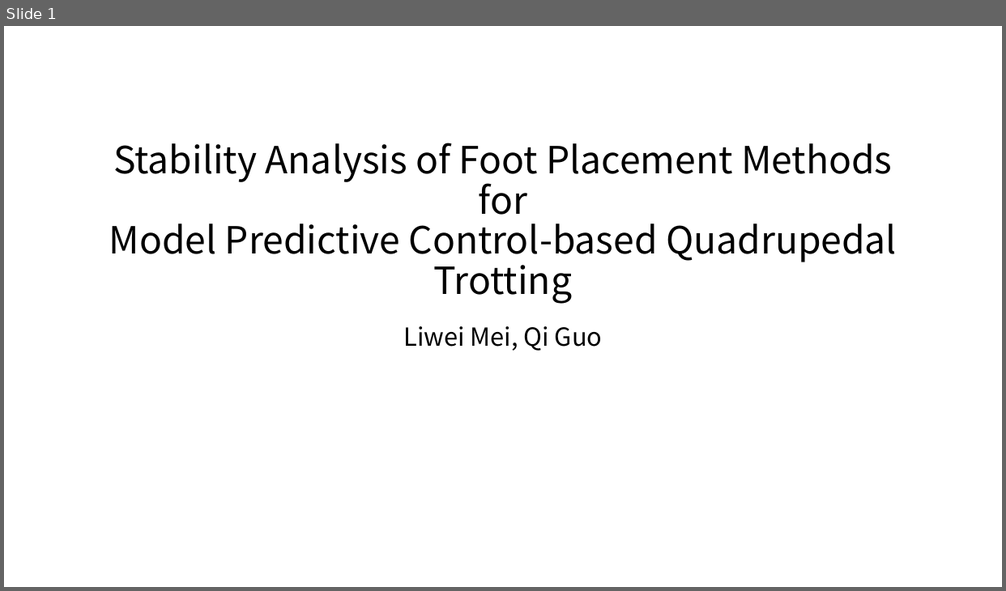
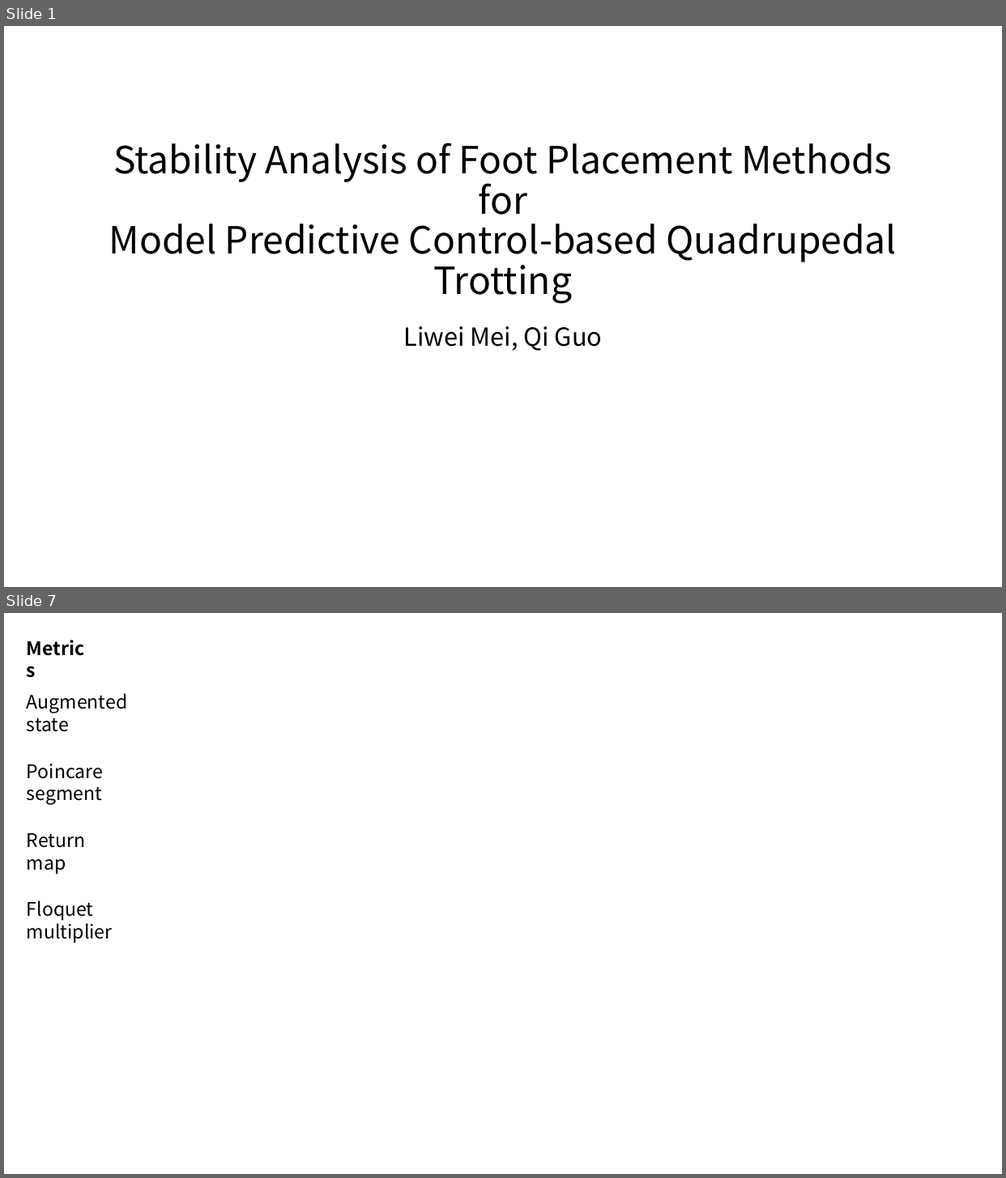
Before and after one commit to Meilili031010/locomotion-dynamics, a slide deck: pre.pptx. Shown one above the other, each under a label of ours: slide 1 before the commit, slides 1 and 7 after it; the slides between them are not shown. The pictures are 1006x591 and 1006x1178 pixels, drawn with LibreOffice and Linux fonts; fonts in the diff are those of the drawing. Boxes give left, top, right and bottom in pixels: in the first picture for what was removed or moved away, otherwise in the second. Text is boxed around its words. In the diff, an @@ line names an element or a change of style, - is before the commit and + after.

```diff
--- a/pre.pptx
+++ b/pre.pptx
@@ slide 7 added at (4, 613, 1002, 1174), background #FFFFFF @@
@@ text added at (19, 633, 98, 663), 18 pt, text #000000, bold @@
+Metrics
@@ text added at (27, 693, 128, 732), 18 pt, text #000000 @@
+Augmented state
@@ text added at (27, 764, 103, 805), 18 pt, text #000000 @@
+Poincare segment
@@ text added at (27, 833, 86, 874), 18 pt, text #000000 @@
+Return map
@@ text added at (27, 901, 113, 943), 18 pt, text #000000 @@
+Floquet multiplier
```
Also in this commit, not shown: 6 other slides added, 1 slide removed.
